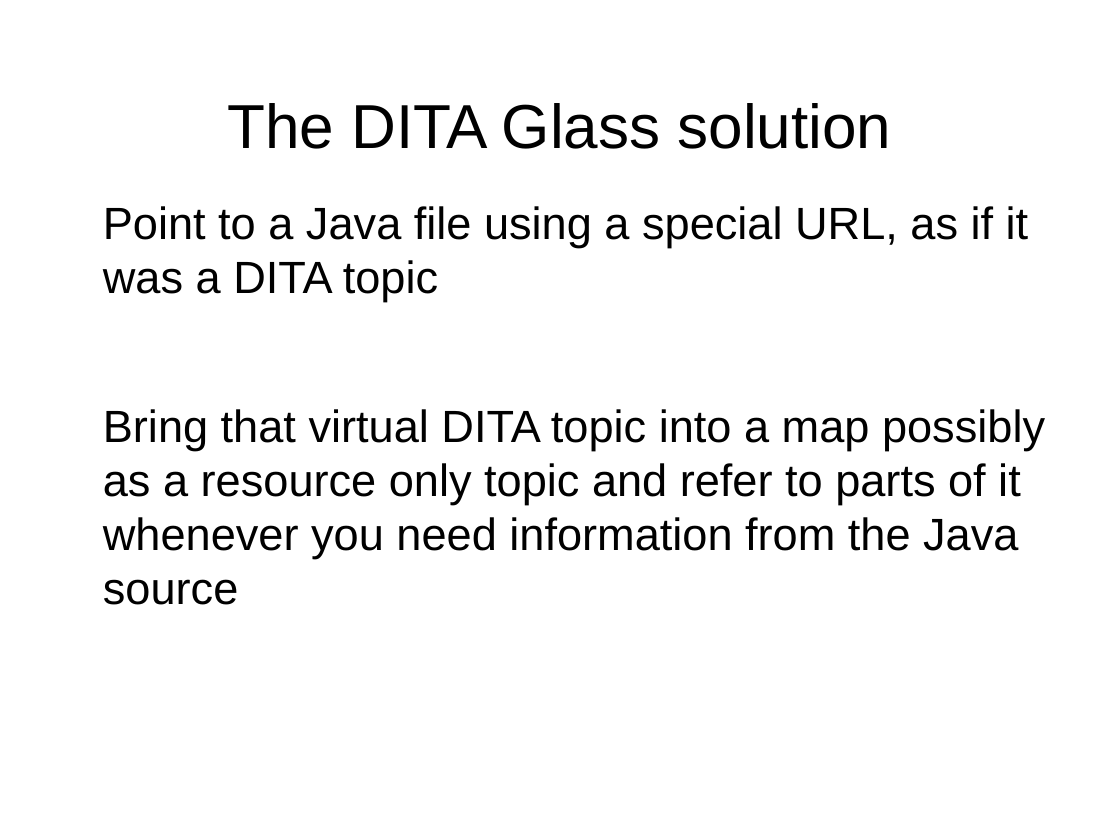
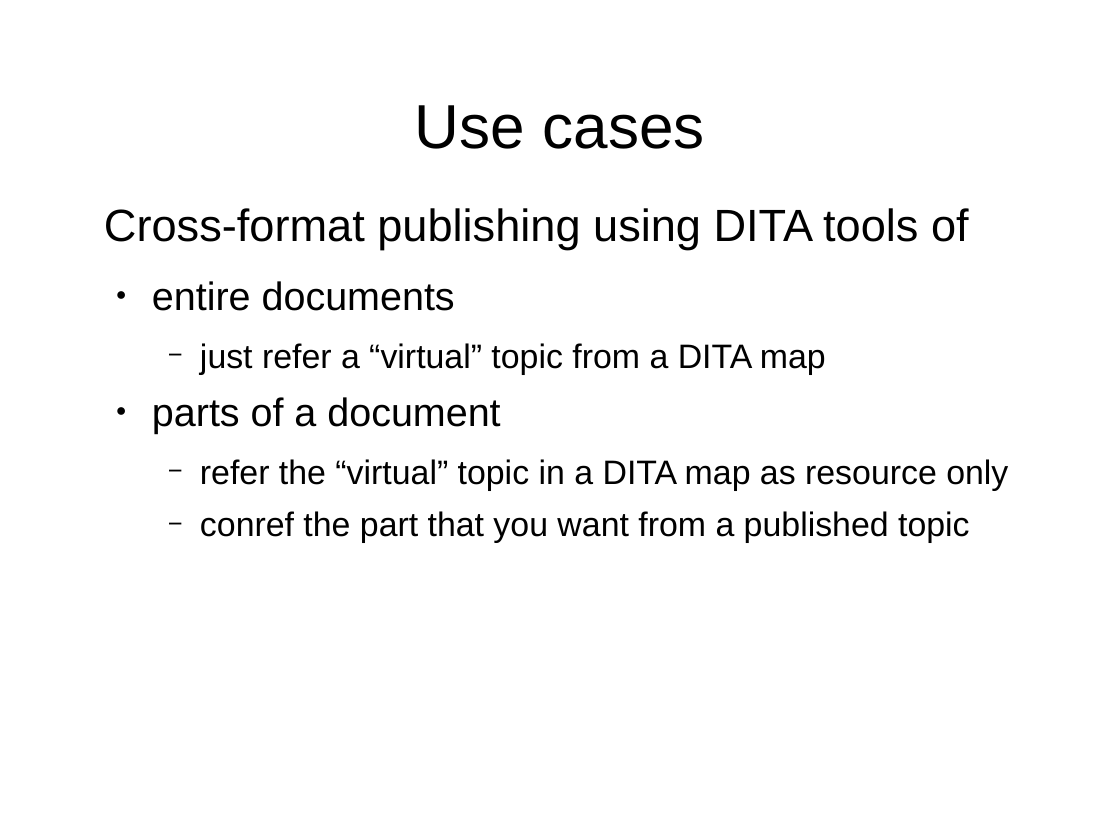
Before and after one commit to oxygenxml/dita-glass, a slide deck: slide 12 of presentation_DITA_Glass.odp (slide 7 before the commit). Drawn at 1120x840 pixels with LibreOffice and Linux fonts; fonts in the diff are those of the drawing; background and template pictures are left out. Boxes give left, top, right and bottom in pixels: in the first picture for what was removed or moved away, otherwise in the second. Text is boxed around its words. In the diff, an @@ line names an element or a change of style, - is before the commit and + after.

```diff
--- a/presentation_DITA_Glass.odp
+++ b/presentation_DITA_Glass.odp
@@ title at box(415, 105, 704, 149): text changed @@
-The DITA Glass solution
+Use cases
@@ text at box(104, 208, 1008, 543): text changed; size 32 to 24 pt @@
-Point to a Java file using a special URL, as if it was a DITA topic
-Bring that virtual DITA topic into a map possibly as a resource only topic and refer to parts of it whenever you need information from the Java source
+Cross-format publishing using DITA tools of
+  ● entire documents
+    − just refer a “virtual” topic from a DITA map
+  ● parts of a document
+    − refer the “virtual” topic in a DITA map as resource only
+    − conref the part that you want from a published topic
```
Also in this commit, not shown: 9 other slides changed, 7 slides added, 13 slides removed.
